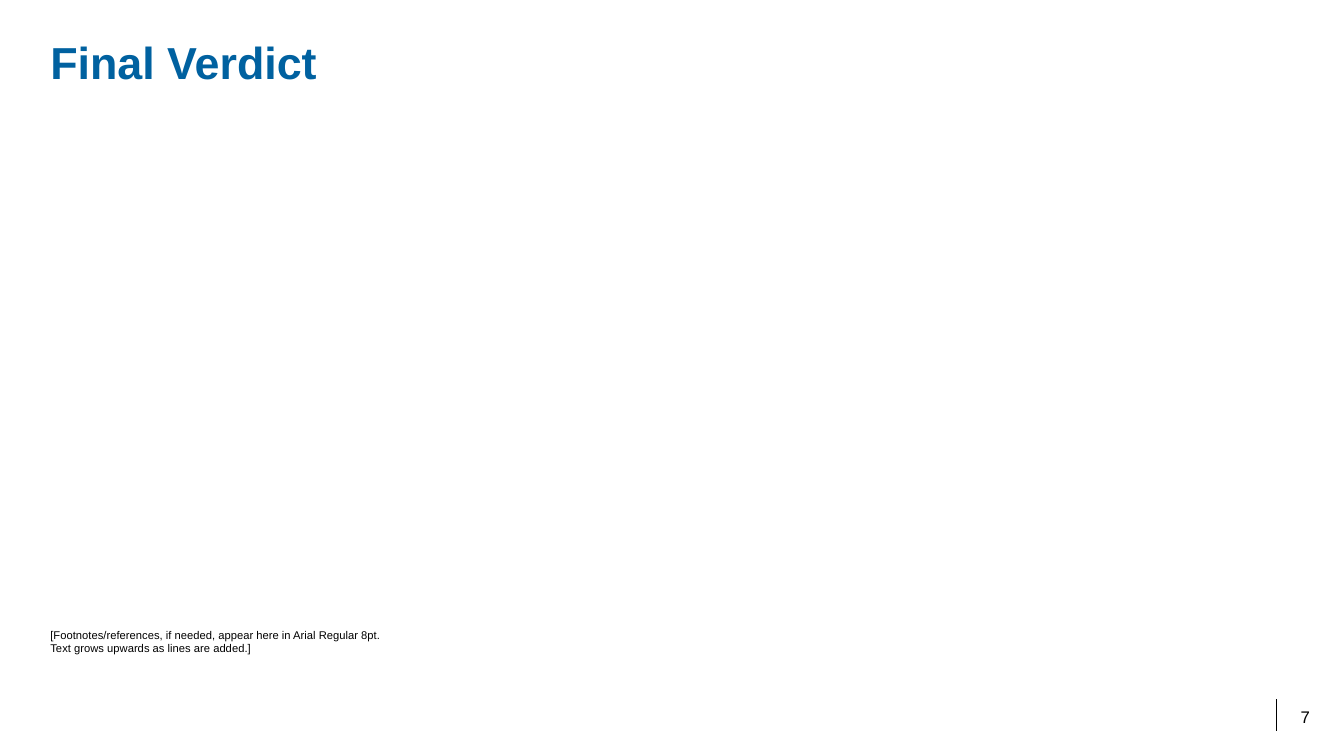
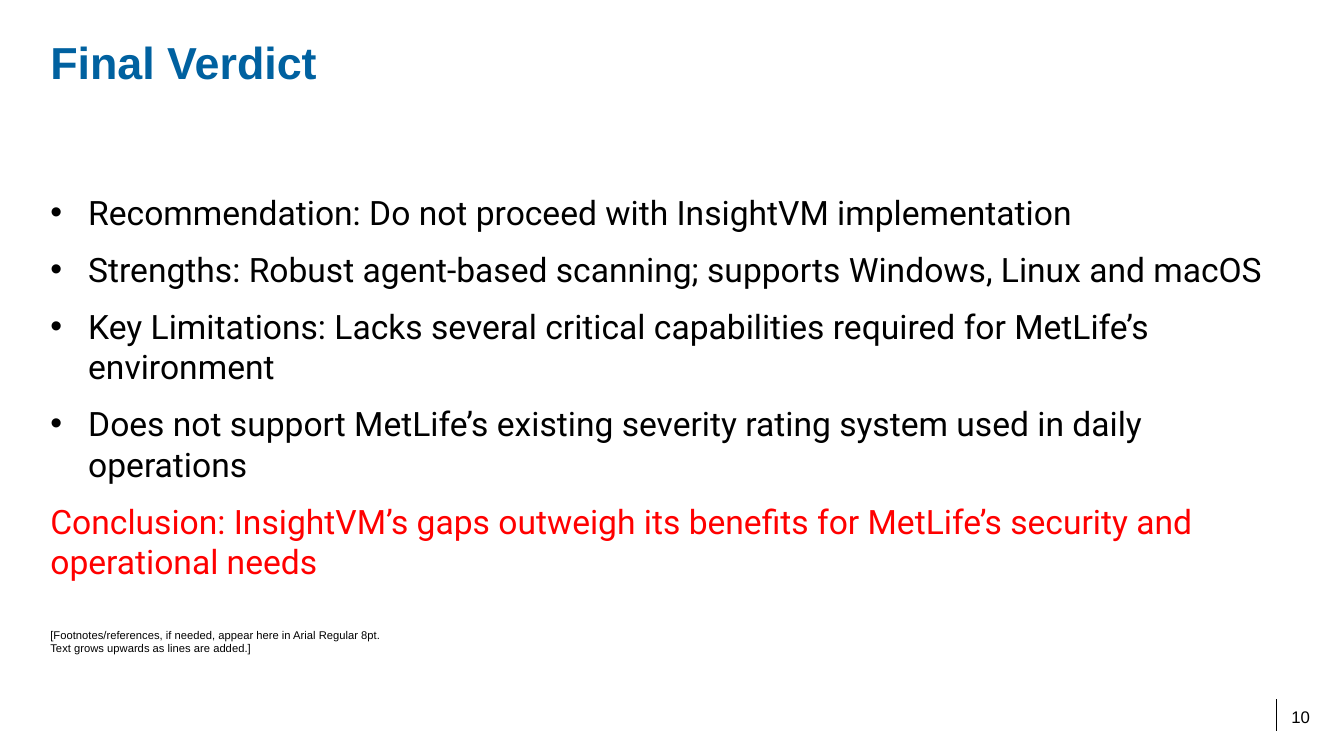
Before and after one commit to AidanMetLife25/Presentation, a slide deck: slide 10 of Rapid7ExecutivePresentation.pptx (slide 7 before the commit). Drawn at 1344x756 pixels with LibreOffice and Linux fonts; fonts in the diff are those of the drawing; background and template pictures are left out. Boxes give left, top, right and bottom in pixels: in the first picture for what was removed or moved away, otherwise in the second. Text is boxed around its words. In the diff, an @@ line names an element or a change of style, - is before the commit and + after.

```diff
--- a/Rapid7ExecutivePresentation.pptx
+++ b/Rapid7ExecutivePresentation.pptx
@@ text added at [50,199,1261,581], 24 pt, text #000000 @@
+• Recommendation: Do not proceed with InsightVM implementation
+• Strengths: Robust agent-based scanning; supports Windows, Linux and macOS
+• Key Limitations: Lacks several critical capabilities required for MetLife’s environment
+• Does not support MetLife’s existing severity rating system used in daily operations
+Conclusion: InsightVM’s gaps outweigh its benefits for MetLife’s security and operational needs
@@ page number at [1291,711,1310,723]: text changed @@
-7
+10
```
Also in this commit, not shown: 4 other slides changed, 4 slides added, 1 slide removed.
